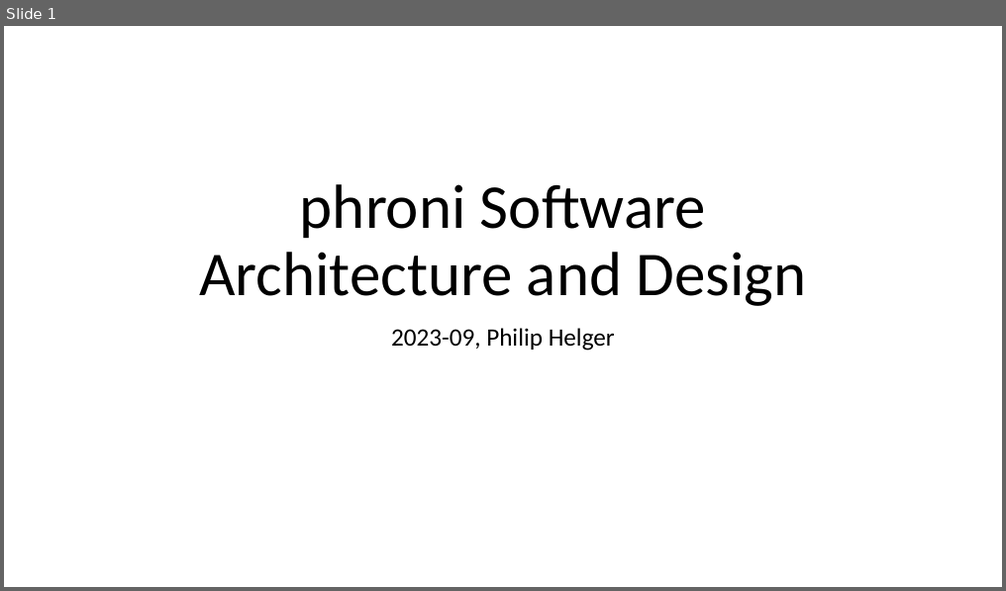
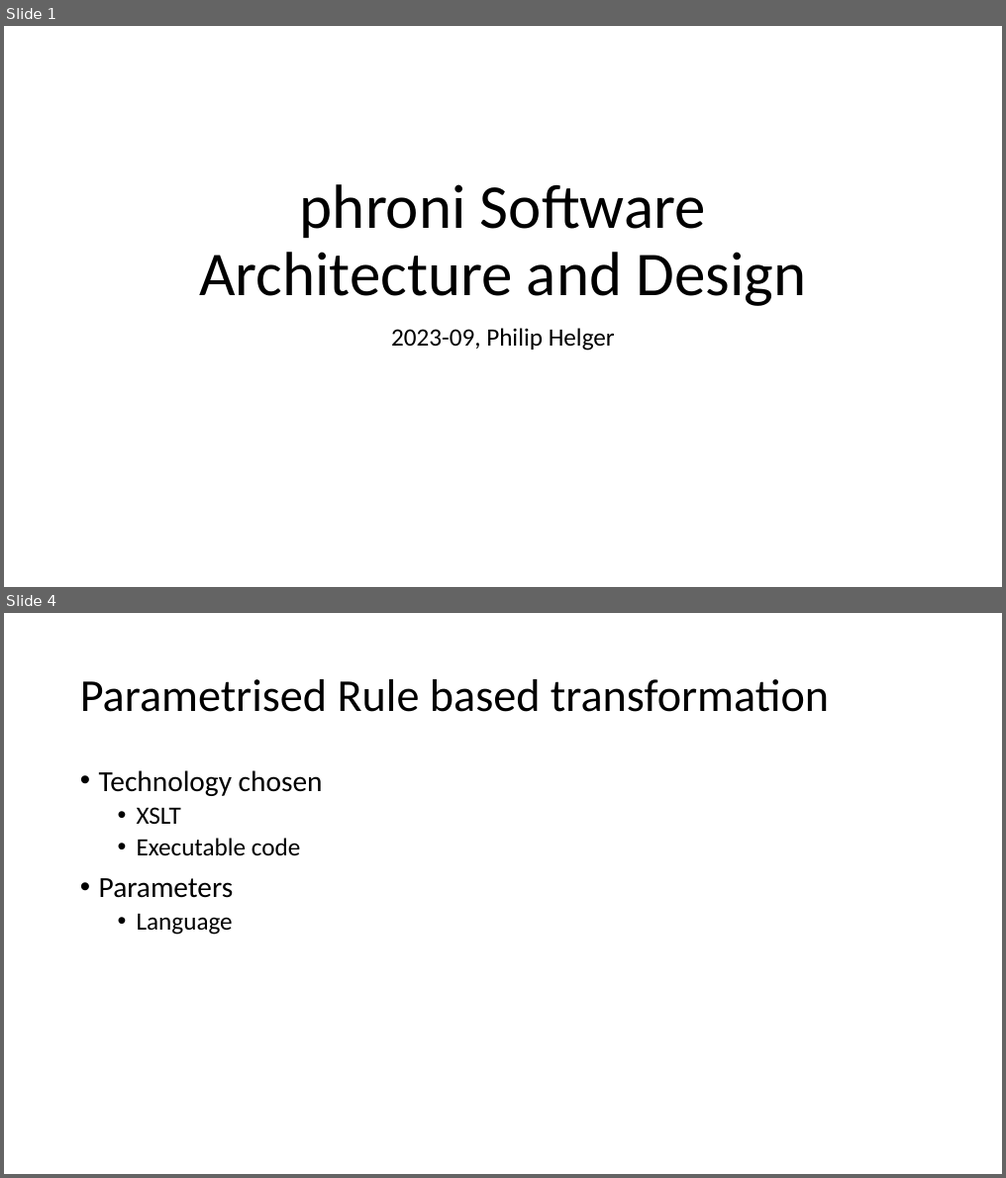
Before and after one commit to phax/phroni, a slide deck: docs/phroni Design.pptx. Shown one above the other, each under a label of ours: slide 1 before the commit, slides 1 and 4 after it; the slides between them are not shown. The pictures are 1006x591 and 1006x1178 pixels, drawn with LibreOffice and Linux fonts; fonts in the diff are those of the drawing. Boxes give left, top, right and bottom in pixels: in the first picture for what was removed or moved away, otherwise in the second. Text is boxed around its words. In the diff, an @@ line names an element or a change of style, - is before the commit and + after.

```diff
--- a/docs/phroni Design.pptx
+++ b/docs/phroni Design.pptx
@@ slide 4 added at bbox=[4, 613, 1002, 1174], background #FFFFFF @@
@@ title added at bbox=[80, 679, 829, 712], 44 pt, text #000000 @@
+Parametrised Rule based transformation
@@ text added at bbox=[99, 770, 323, 935], 28 pt, text #000000 @@
+• Technology chosen
+  • XSLT
+  • Executable code
+• Parameters
+  • Language
```
Also in this commit, not shown: 1 slide changed, 2 other slides added.
